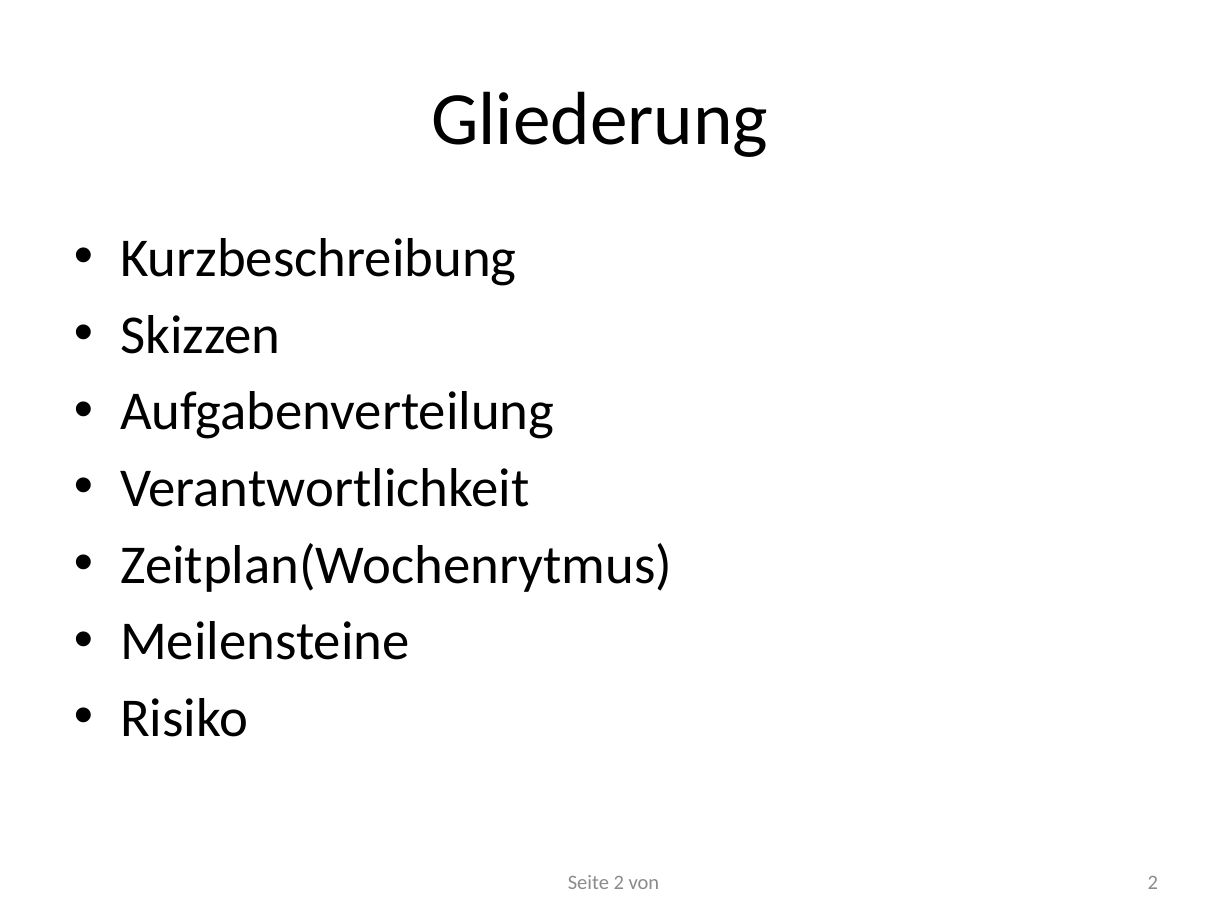
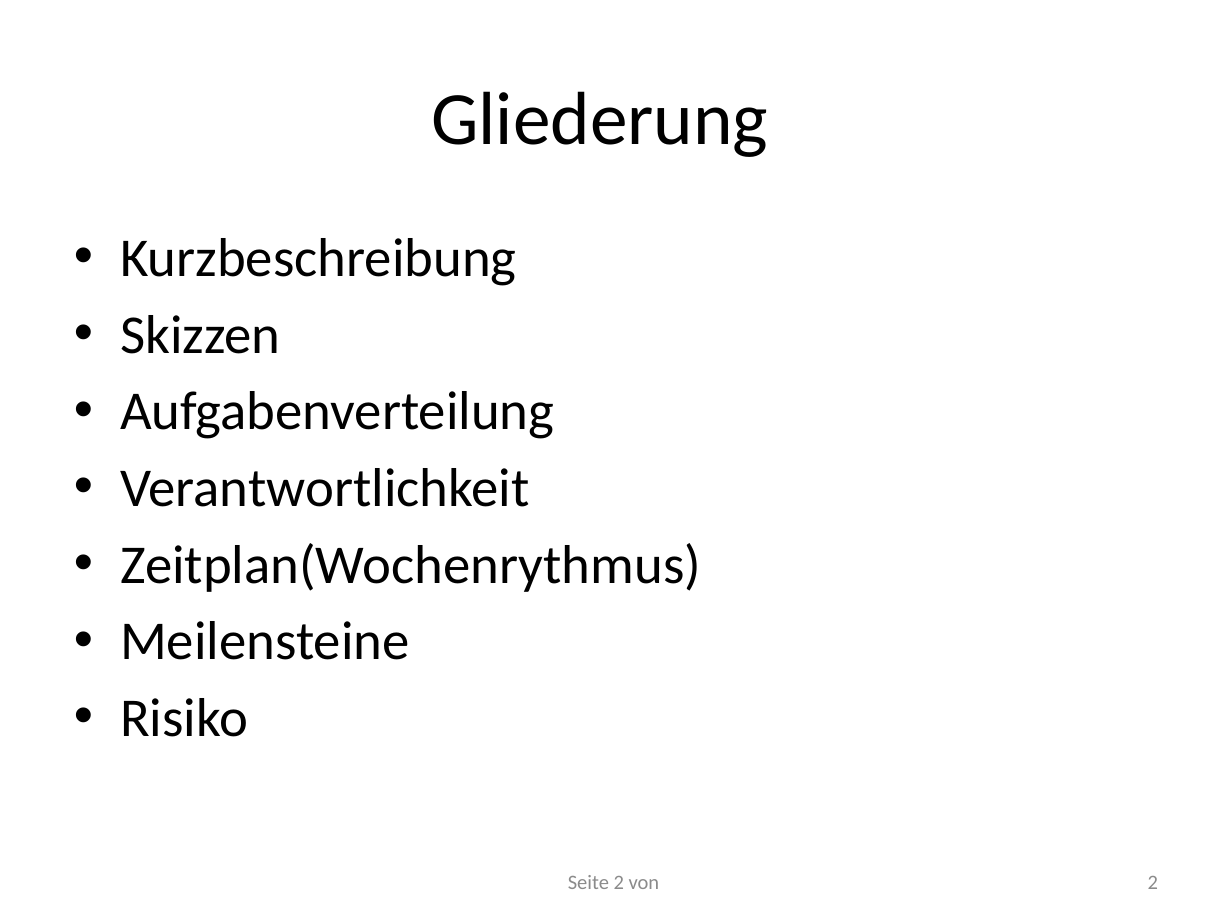
Before and after one commit to RamoramaInteractive/GDV-Projekt, a slide deck: slide 2 of Planungspraesentation-Mitte Juni/Planungspräsentation V. 1.pptx. Drawn at 1232x924 pixels with LibreOffice and Linux fonts; fonts in the diff are those of the drawing. Boxes give left, top, right and bottom in pixels: in the first picture for what was removed or moved away, otherwise in the second. Text is boxed around its words. In the diff, an @@ line names an element or a change of style, - is before the commit and + after.

```diff
--- a/Planungspraesentation-Mitte Juni/Planungspräsentation V. 1.pptx
+++ b/Planungspraesentation-Mitte Juni/Planungspräsentation V. 1.pptx
@@ text at (x1=120, y1=543, x2=701, y2=592): text changed @@
-• Zeitplan(Wochenrytmus)
+• Zeitplan(Wochenrythmus)
```
Also in this commit, not shown: 1 other slide changed.
